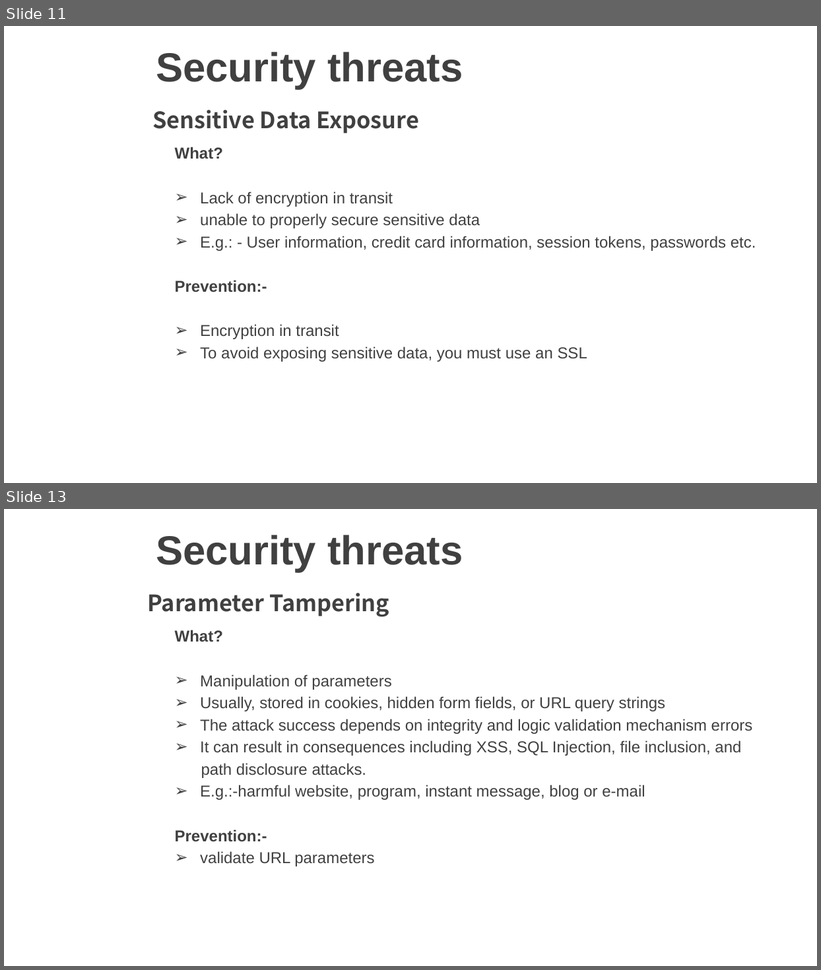
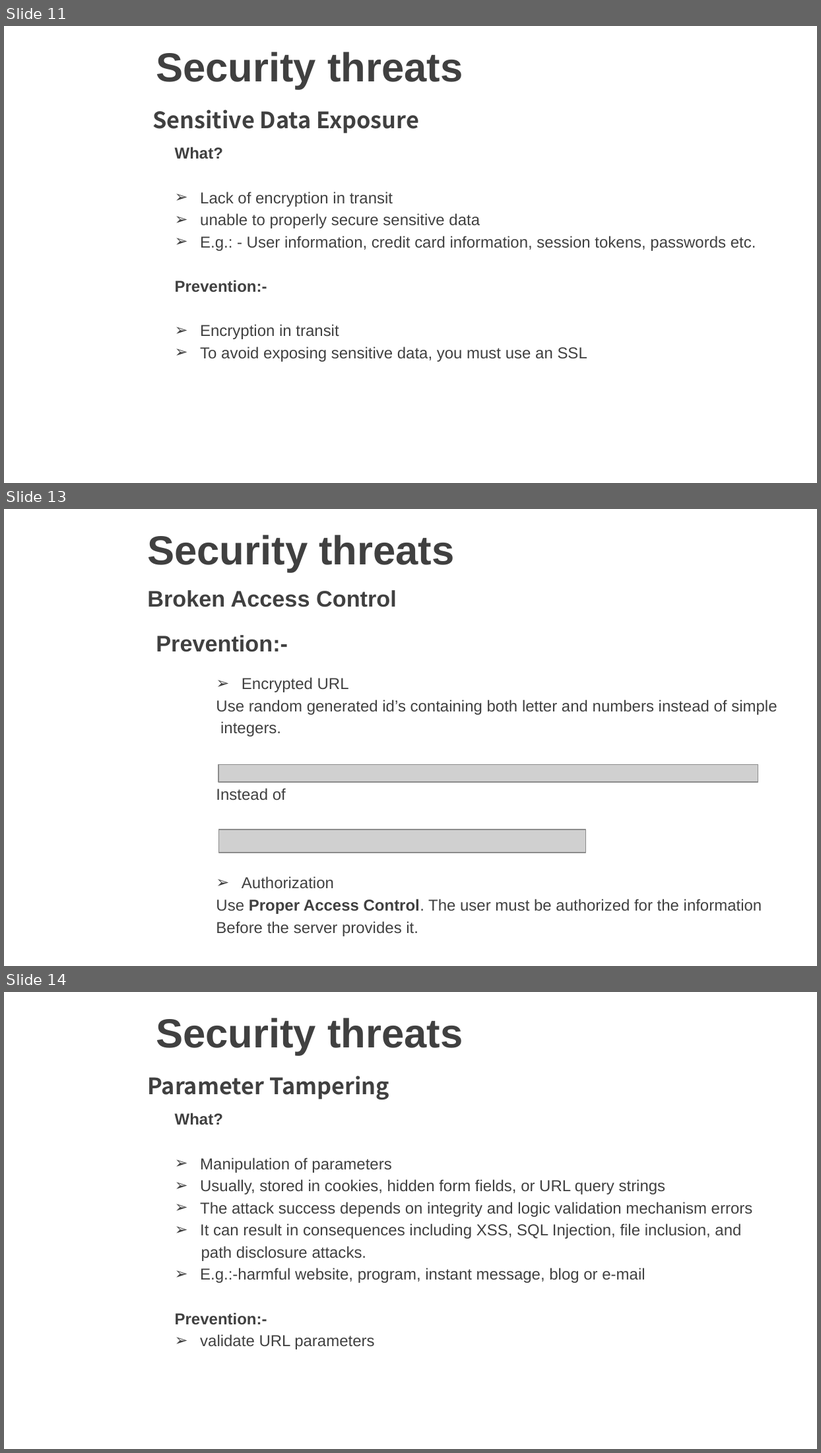
Before and after one commit to vgyureka/DotNetBig, a slide deck: webapiSecurity.pptx. Shown one above the other, each under a label of ours: slides 11 and 13 before the commit, slides 11, 13 and 14 after it; the slides between them are not shown. The pictures are 821x970 and 821x1453 pixels, drawn with LibreOffice and Linux fonts; fonts in the diff are those of the drawing; grey boxes stand for pictures; background and template pictures are left out. Boxes give left, top, right and bottom in pixels: in the first picture for what was removed or moved away, otherwise in the second. Text is boxed around its words. In the diff, an @@ line names an element or a change of style, - is before the commit and + after.

Commit message:
Add files via upload
api security - 10 MARCH 2019

```diff
--- a/webapiSecurity.pptx
+++ b/webapiSecurity.pptx
@@ slide 13 added at [4,509,817,966], background picture (left out) @@
@@ text added at [147,535,454,572], 36 pt, text #404040, bold @@
+Security threats
@@ text added at [147,590,397,607], 20 pt, text #404040, bold @@
+Broken Access Control
@@ title added at [156,635,288,652], 20 pt, text #404040, bold @@
+Prevention:-
@@ text added at [216,677,777,937], 14 pt, text #404040 @@
+➢ Encrypted URL
+Use random generated id’s containing both letter and numbers instead of simple
+integers.
+Instead of
+➢ Authorization
+Use Proper Access Control. The user must be authorized for the information
+Before the server provides it.
@@ picture added at [218,765,758,783] @@
@@ picture added at [218,830,586,853] @@
@@ what was slide 13 is now slide 14 @@
```
Also in this commit, not shown: 5 slides changed, 10 other slides added.
